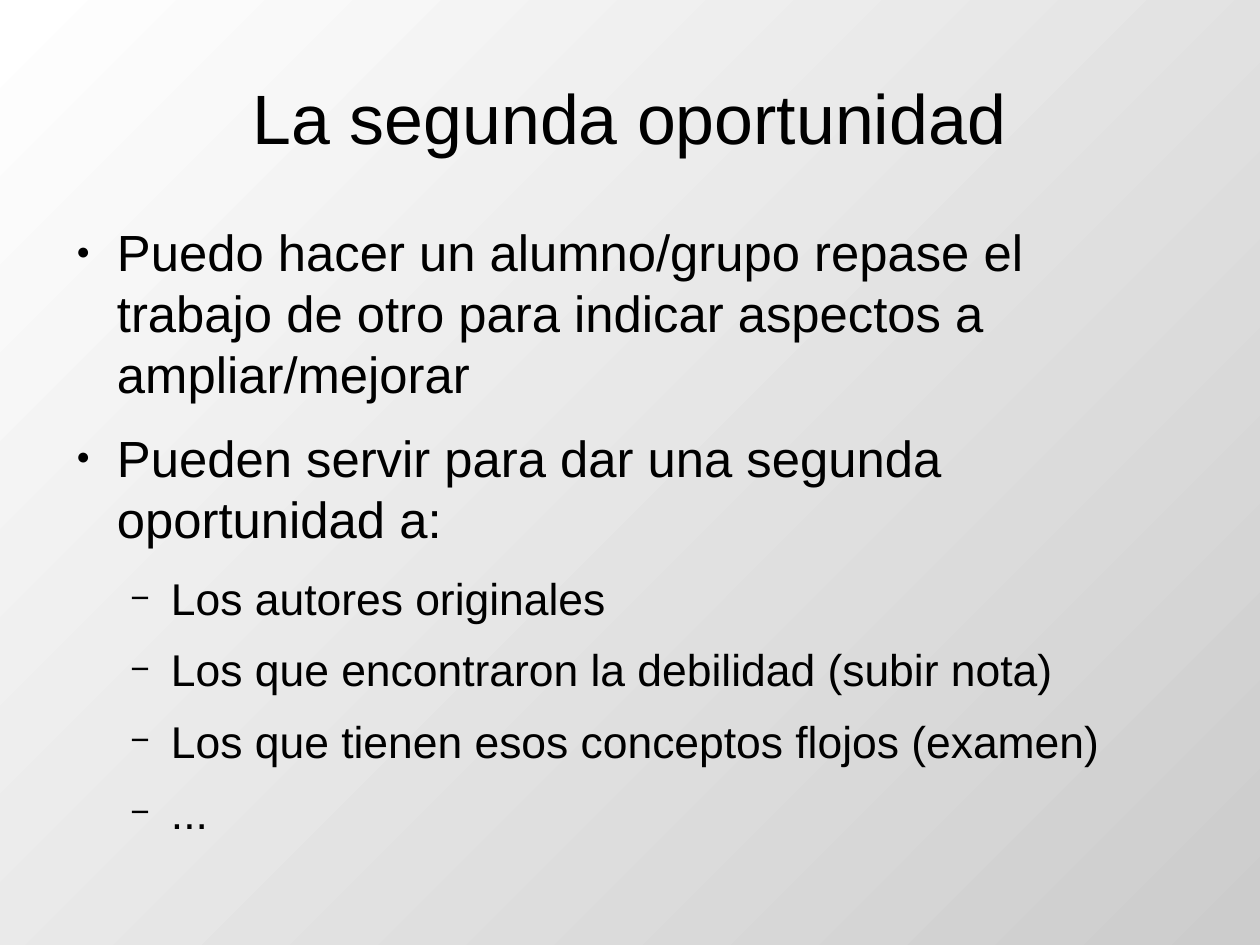
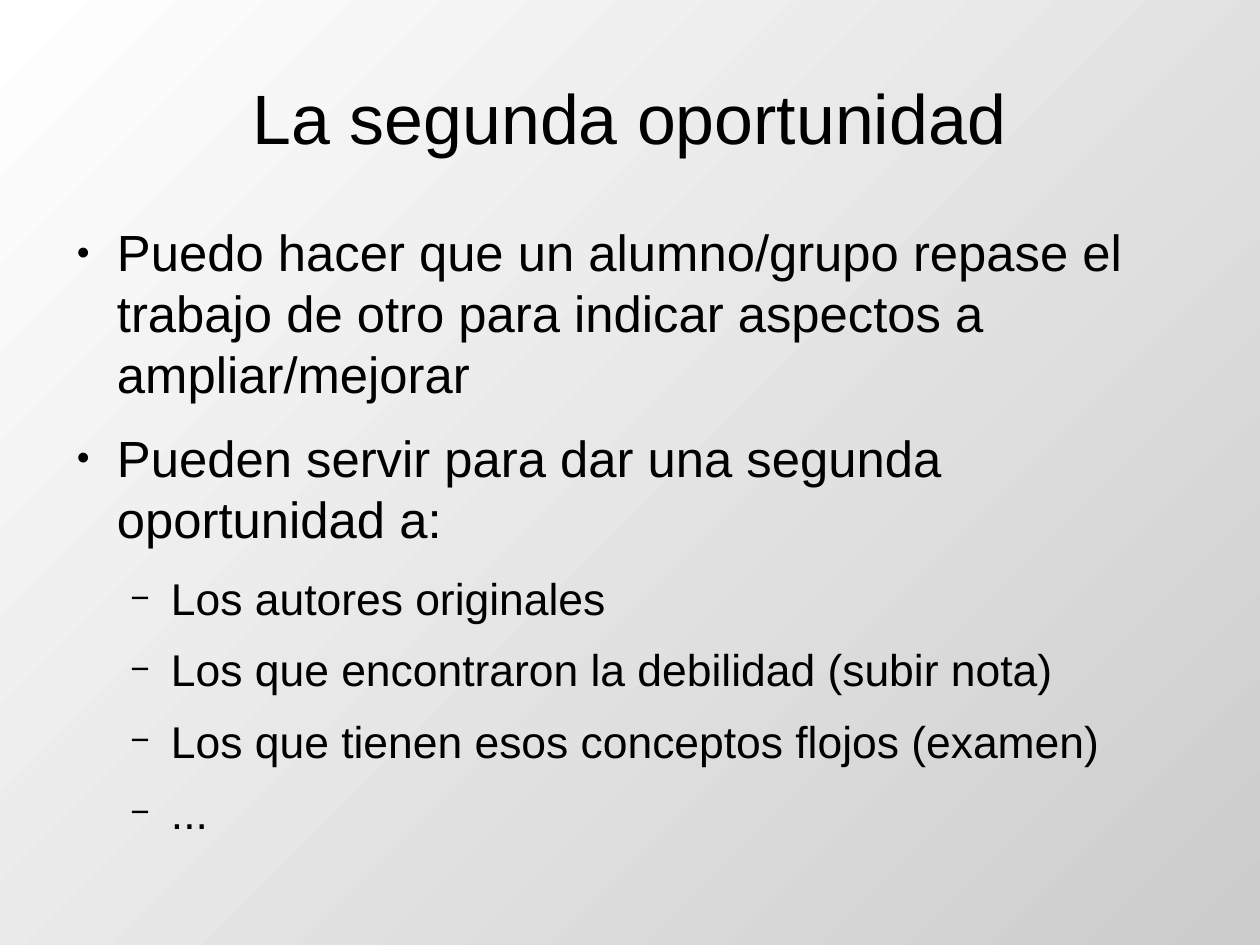
Before and after one commit to DrPantera/wikis4education, a slide deck: slide 46 of uca-2014/tema-5-EvaluacionWikis.odp. Drawn at 1260x945 pixels with LibreOffice and Linux fonts; fonts in the diff are those of the drawing. Boxes give left, top, right and bottom in pixels: in the first picture for what was removed or moved away, otherwise in the second. Text is boxed around its words. In the diff, an @@ line names an element or a change of style, - is before the commit and + after.

```diff
--- a/uca-2014/tema-5-EvaluacionWikis.odp
+++ b/uca-2014/tema-5-EvaluacionWikis.odp
@@ text at box(117, 234, 1122, 404): text changed @@
-● Puedo hacer un alumno/grupo repase el trabajo de otro para indicar aspectos a ampliar/mejorar
+● Puedo hacer que un alumno/grupo repase el trabajo de otro para indicar aspectos a ampliar/mejorar
```
Also in this commit, not shown: 5 other slides changed.
